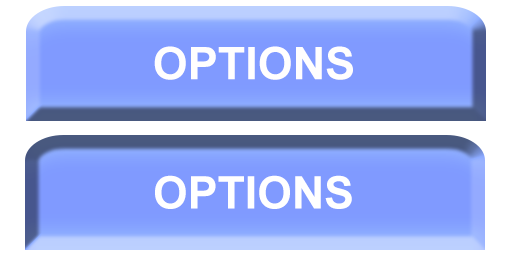
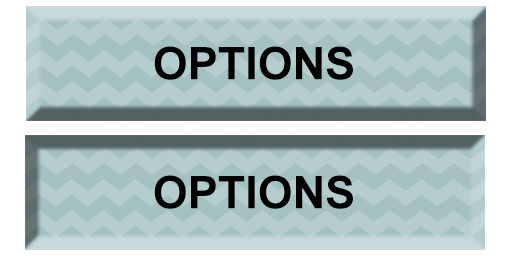
Layers edited between the first and the second 512px x 256px image:
moved "txt1" above "Lag 1", painted on it over [154, 46, 353, 80]
removed layer "Form 1 kopier" over [25, 135, 485, 250]
removed layer "Form 1" over [26, 6, 486, 121]
added layer "Lag 1" above "txt2" over [26, 6, 486, 121]
painted on "txt2" over [154, 175, 353, 209]
added layer "Lag 1 kopier" over [25, 135, 485, 250]
